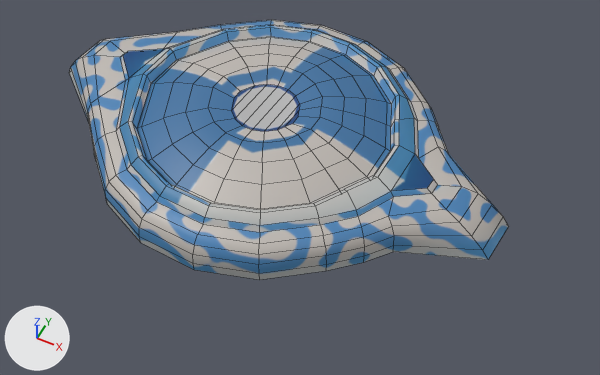
Before and after pictures for a commit that changed the FBX model Project_Neptune/MOBA_Neptune/Assets/Art/Environment/S_Vision.fbx.
Before and after are seen from a 50 mm camera at (3.65, -6.62, 7.56) aimed at (0.46, -0.23, -0.43). Arrows for +X, +Y and +Z are at lower left; the lights stay in place. Mesh edges are drawn as thin lines. Where no turn or scale is listed for an object, it has been applied to the vertices.

Objects in the first picture: 'S_Vision'.
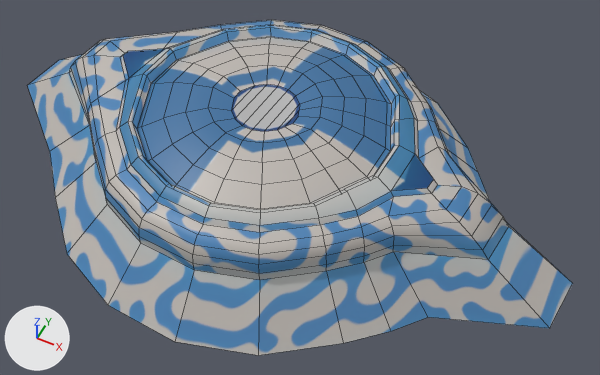
Location of each change, (x1, y1, x2, y2) in pixels of the pictures (600 x 375 px):
'S_Vision', reshaped (24% wider, 29% taller)
    before: (69, 20, 509, 280)
    after: (27, 20, 573, 355)
part 1 of me_mesh, added
    after: (27, 55, 573, 355)

Edits to the bpy script that builds the scene:
```text
Change me_mesh:
    used by ob_s_vision; location = (0.0, 0.0, 0.0)
    remove me_mesh.from_pydata(...)  # 298 vertices, 286 faces; spans x -3.26..3.08, y -2.16..2.17, z -0.07..0.62
    add me_mesh.from_pydata(...)  # 320 vertices, 308 faces; spans x -4.17..3.98, y -2.78..2.79, z -0.66..0.62
    me_mesh part 1
    22 vertices are added at x -4.17..3.98, y -2.78..2.79, z -0.66
    22 new faces join them
```
